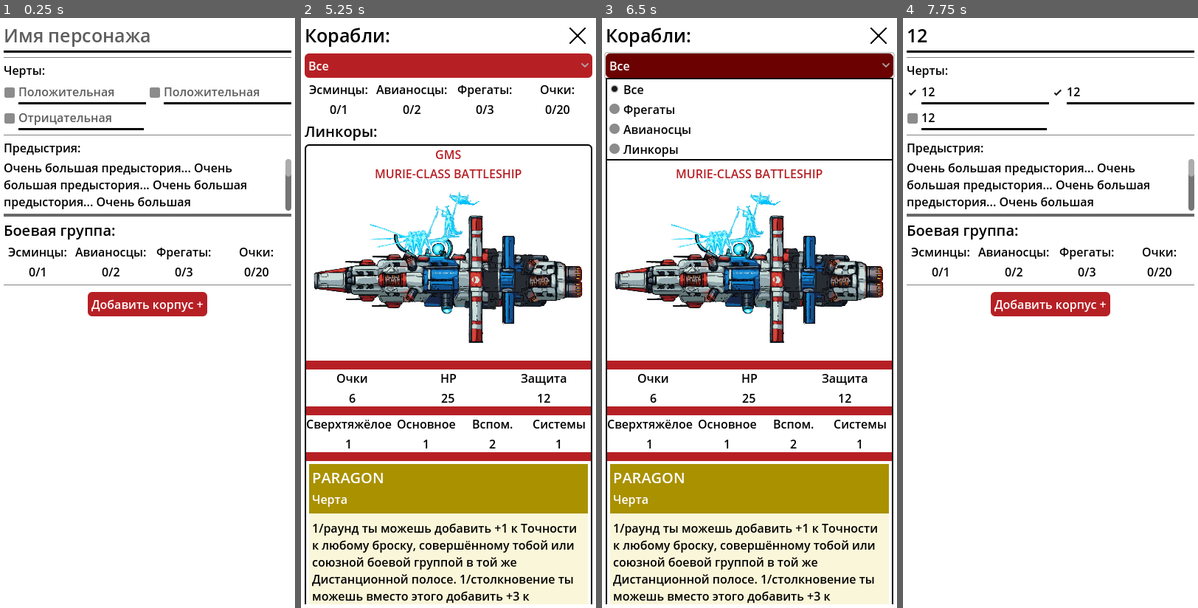
Above: before the commit, frames 1-4 (left to right).
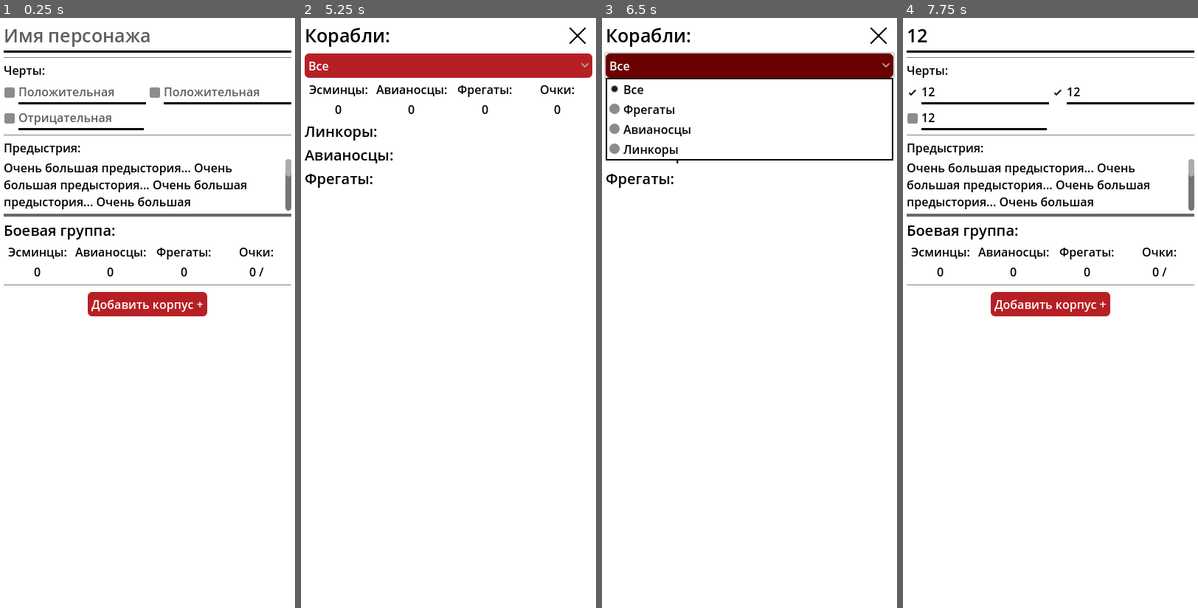
Above: after the commit, the same moments.

Repository: dron47509/lancer--battlegroup
Game: Godot game, scene res://Main_scane/Main.tscn
Two runs of this game, one before a commit and one after it. Both use one fixed random seed, a clock stepped at 60 frames per second and the inputs below.
Inputs (mouse positions are in pixels of both pictures, inside the frame that each line leads up to):
- Up to frame 1 (0.25 s): no input
- Up to frame 2 (5.25 s): click (448, 35) at 0.52 s; type "12" at 0.6 s; click (383, 94) at 0.75 s; type "12" at 0.83 s; click (528, 94) at 0.98 s; type "12" at 1.07 s; click (383, 118) at 1.27 s; type "12" at 1.35 s; click (309, 94) at 2.02 s; click (454, 94) at 2.75 s; click (448, 183) at 3.5 s; click (578, 35) at 4.25 s; click "Добавить корпус +" at 5 s
- Up to frame 3 (6.5 s): click "Все" at 5.75 s
- Up to frame 4 (7.75 s): click "Все" at 6.5 s; click (1180, 35) at 7.25 s

The runs differ from the first frame. In frame 1, 0.3% of the frame differs, in the area x 9-91%, y 42-44%; in frame 2, 38%, in the area x 1-99%, y 14-100%; in frame 3, 38%; in frame 4, 0.3%.
Error after the commit: Parse Error: Used space character for indentation instead of tab as used before in the file. (res://battlegroup_data.gd:91)

Commit message:
Count option costs in battlegroup points

Diff:
--- a/Main_scane/Commander/ship.gd
+++ b/Main_scane/Commander/ship.gd
@@ -131,13 +131,14 @@
 	_dict["ship_name"] = new_name
 
 func _on_flagman_toggled(on : bool) -> void:
-	_dict["flagman"] = on
-	if on:
-		_add_flagship_option()
-	else:
-		_remove_flagship_option()
-	_recalc_and_update_display()
-	BattlegroupData.emit_signal("battlegroup_change")
+        _dict["flagman"] = on
+        if on:
+                _add_flagship_option()
+        else:
+                _remove_flagship_option()
+        _recalc_and_update_display()
+        BattlegroupData.refresh_point()
+        BattlegroupData.emit_signal("battlegroup_change")
 
 func _on_option_pressed() -> void:
 	BattlegroupData.current_ship = _index
--- a/Main_scane/Option_list/escort_wing.gd
+++ b/Main_scane/Option_list/escort_wing.gd
@@ -88,9 +88,11 @@
 			_maneveue1_effect.text = feat1.get("effect")
 
 func _on_add_pressed() -> void:
-	BattlegroupData.ships[BattlegroupData.current_ship]["option"].append(_src)
-	BattlegroupData.option_change.emit()
+        BattlegroupData.ships[BattlegroupData.current_ship]["option"].append(_src)
+        BattlegroupData.refresh_point()
+        BattlegroupData.option_change.emit()
 
 func _on_remove_pressed() -> void:
-	BattlegroupData.ships[BattlegroupData.current_ship]["option"].erase(_src)
-	BattlegroupData.option_change.emit()
+        BattlegroupData.ships[BattlegroupData.current_ship]["option"].erase(_src)
+        BattlegroupData.refresh_point()
+        BattlegroupData.option_change.emit()
--- a/Main_scane/Option_list/system.gd
+++ b/Main_scane/Option_list/system.gd
@@ -80,10 +80,12 @@
 			_maneveue1_effect.text = feat1.get("effect")
 
 func _on_add_pressed() -> void:
-	BattlegroupData.ships[BattlegroupData.current_ship]["option"].append(_src)
-	BattlegroupData.option_change.emit()
+        BattlegroupData.ships[BattlegroupData.current_ship]["option"].append(_src)
+        BattlegroupData.refresh_point()
+        BattlegroupData.option_change.emit()
 
 
 func _on_remove_pressed() -> void:
-	BattlegroupData.ships[BattlegroupData.current_ship]["option"].erase(_src)
-	BattlegroupData.option_change.emit()
+        BattlegroupData.ships[BattlegroupData.current_ship]["option"].erase(_src)
+        BattlegroupData.refresh_point()
+        BattlegroupData.option_change.emit()
--- a/Main_scane/Option_list/weapon.gd
+++ b/Main_scane/Option_list/weapon.gd
@@ -60,9 +60,11 @@
 
 
 func _on_add_pressed() -> void:
-	BattlegroupData.ships[BattlegroupData.current_ship]["option"].append(_src)
-	BattlegroupData.option_change.emit()
+        BattlegroupData.ships[BattlegroupData.current_ship]["option"].append(_src)
+        BattlegroupData.refresh_point()
+        BattlegroupData.option_change.emit()
 
 func _on_remove_pressed() -> void:
-	BattlegroupData.ships[BattlegroupData.current_ship]["option"].erase(_src)
-	BattlegroupData.option_change.emit()
+        BattlegroupData.ships[BattlegroupData.current_ship]["option"].erase(_src)
+        BattlegroupData.refresh_point()
+        BattlegroupData.option_change.emit()
--- a/battlegroup_data.gd
+++ b/battlegroup_data.gd
@@ -89,9 +89,13 @@
 
 
 func refresh_point():
-	point = 0
-	for x in ships:
-		point += int(x.get("points"))
+        point = 0
+        for ship in ships:
+                var total := int(ship.get("points", 0))
+                for opt in ship.get("option", []):
+                        total += int(opt.get("points", 0))
+                        total += int(opt.get("modification", {}).get("point", 0))
+                point += total
 
 
 func change_on_option():
